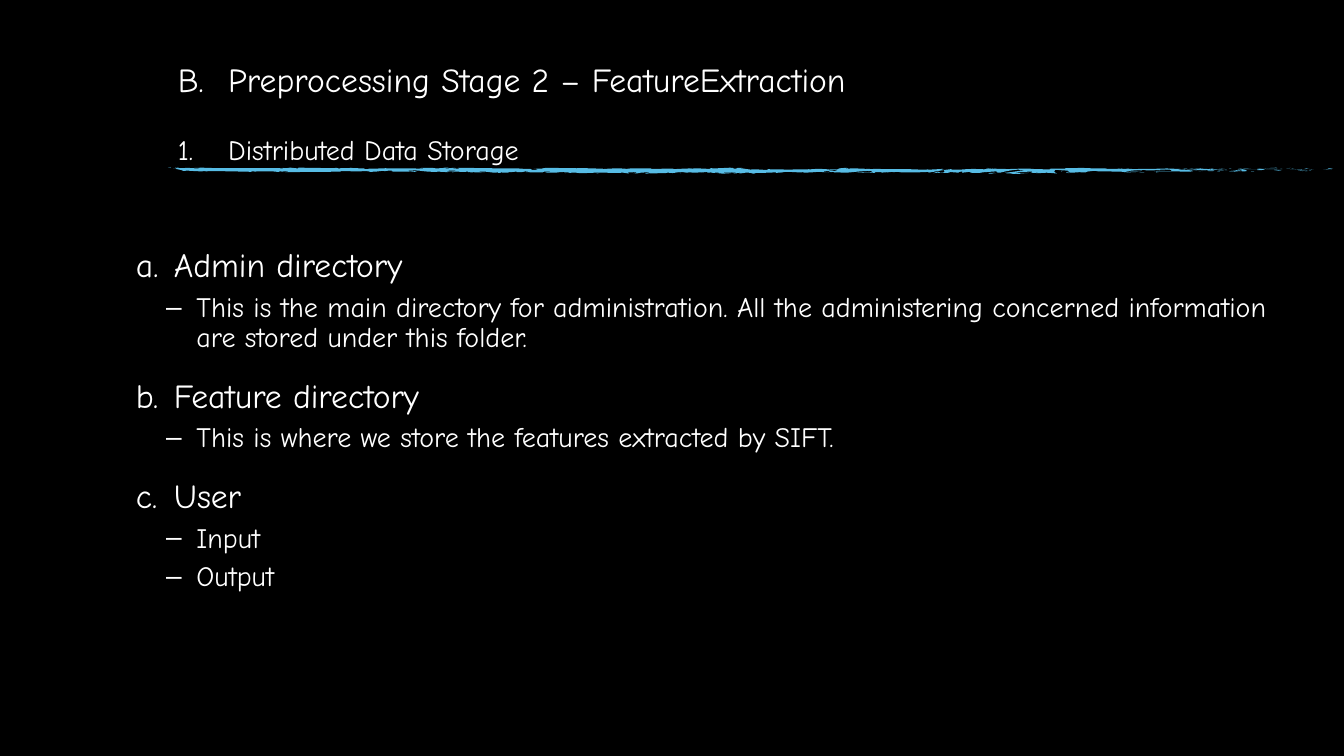
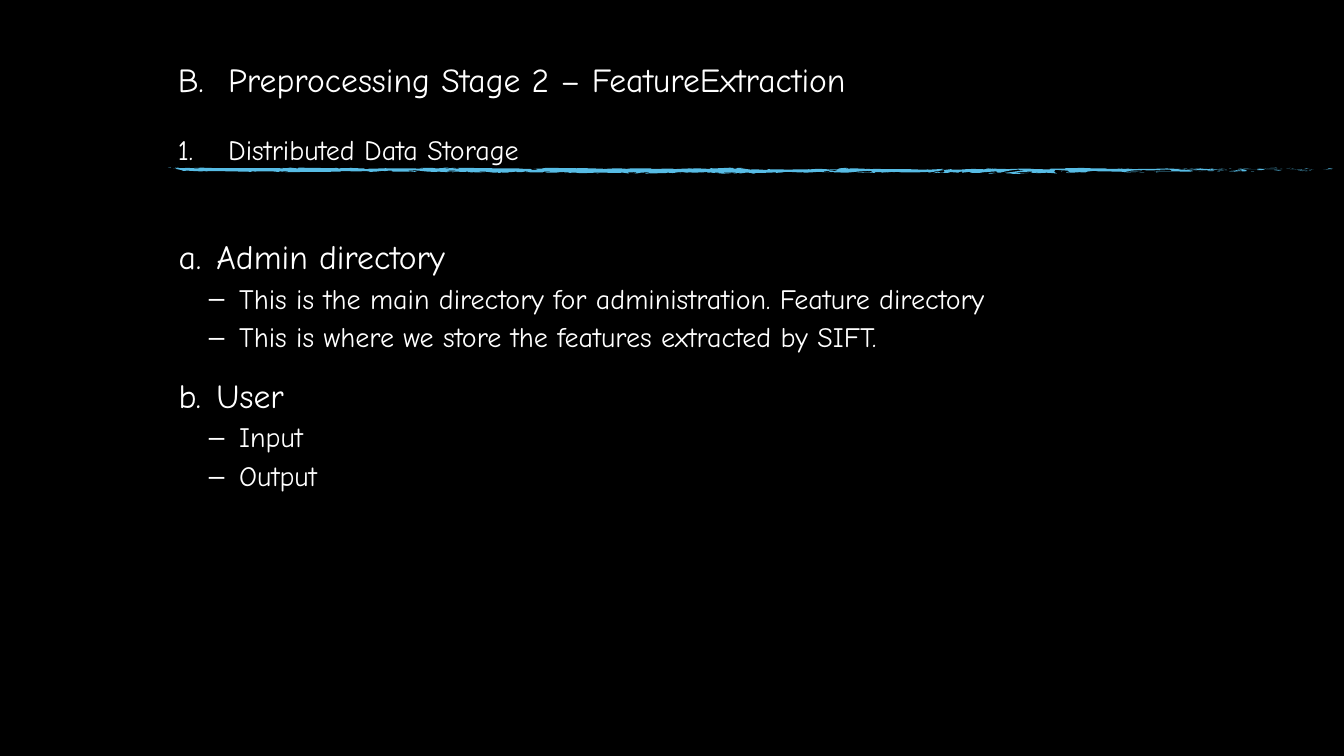
Before and after one commit to GatHors/ImageProcessing, a slide deck: slide 21 of Report & presentation/FinalReport_Gathors.pptm. Drawn at 1344x756 pixels with LibreOffice and Linux fonts; fonts in the diff are those of the drawing; background and template pictures are left out. Boxes give left, top, right and bottom in pixels: in the first picture for what was removed or moved away, otherwise in the second. Text is boxed around its words. In the diff, an @@ line names an element or a change of style, - is before the commit and + after.

```diff
--- a/Report & presentation/FinalReport_Gathors.pptm
+++ b/Report & presentation/FinalReport_Gathors.pptm
@@ text "Admin directory": place and size @@
-text "Admin directory" at [174,254,1266,592]
+text "Admin directory" at [216,246,984,492]
@@ text at [239,290,984,315]: text changed @@
-  – This is the main directory for administration. All the administering concerned information are stored under this folder.
-b. Feature directory
+  – This is the main directory for administration. Feature directory
```
Also in this commit, not shown: 6 other slides changed.
